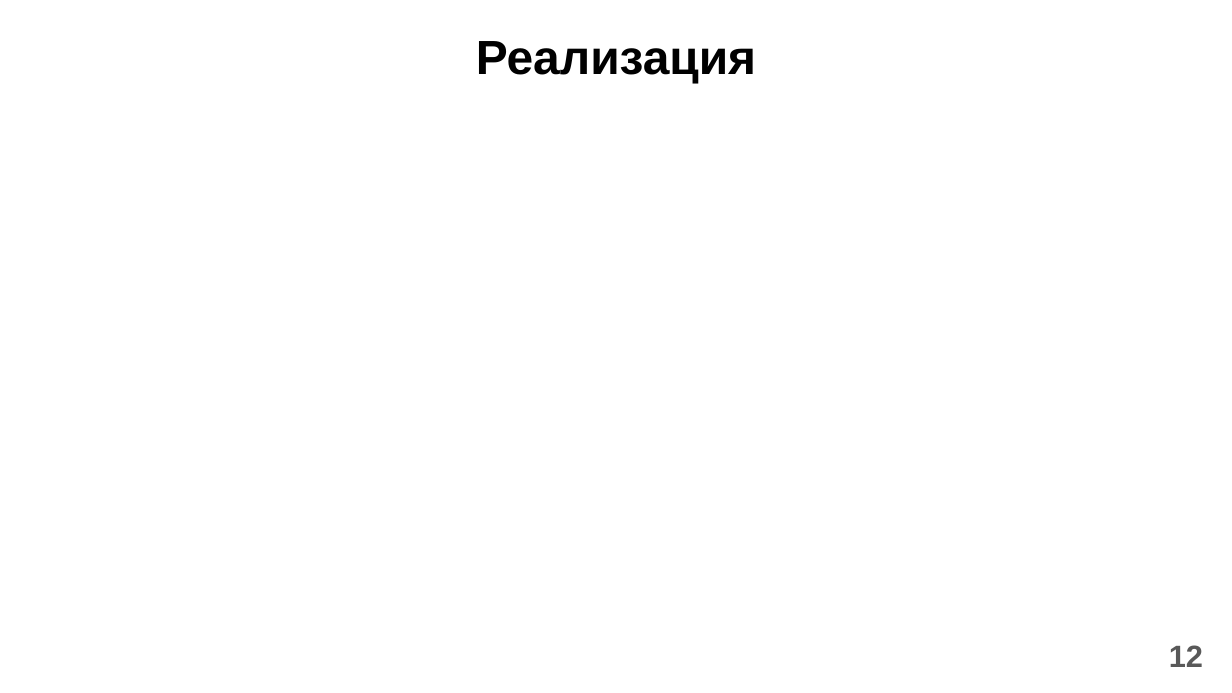
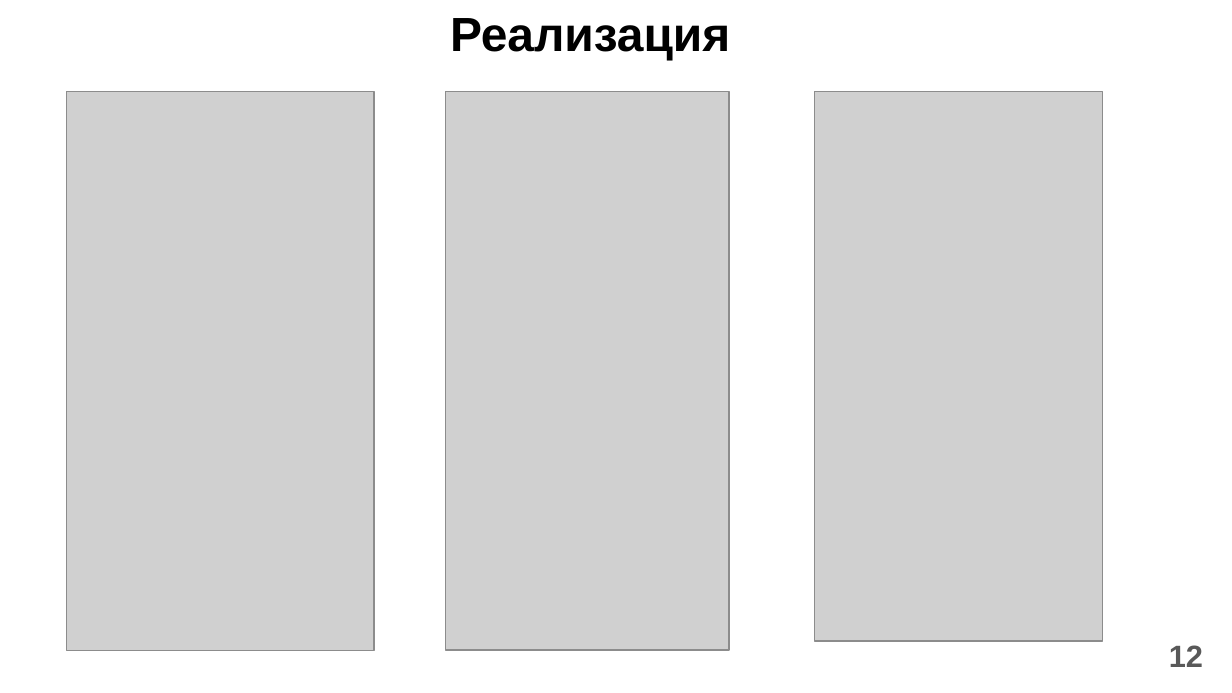
Before and after one commit to Vitya535/FindJobOnHH, a slide deck: slide 12 of Documents/Presentation.pptx. Drawn at 1232x693 pixels with LibreOffice and Linux fonts; fonts in the diff are those of the drawing; grey boxes stand for pictures. Boxes give left, top, right and bottom in pixels: in the first picture for what was removed or moved away, otherwise in the second. Text is boxed around its words. In the diff, an @@ line names an element or a change of style, - is before the commit and + after.

Commit message:
В презентацию добавлена реализация

```diff
--- a/Documents/Presentation.pptx
+++ b/Documents/Presentation.pptx
@@ title "Реализация": place and size @@
-title "Реализация" at (476,41,756,83)
+title "Реализация" at (450,18,730,60)
@@ picture added at (67,91,375,649) @@
@@ picture added at (445,91,728,649) @@
@@ picture added at (814,91,1103,641) @@
```
Also in this commit, not shown: 3 other slides changed.
